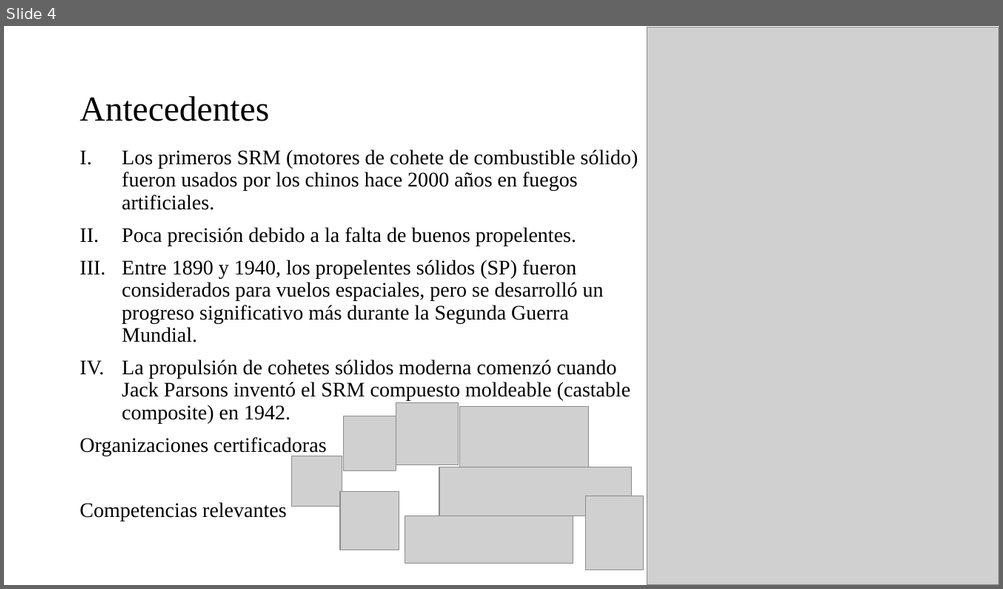
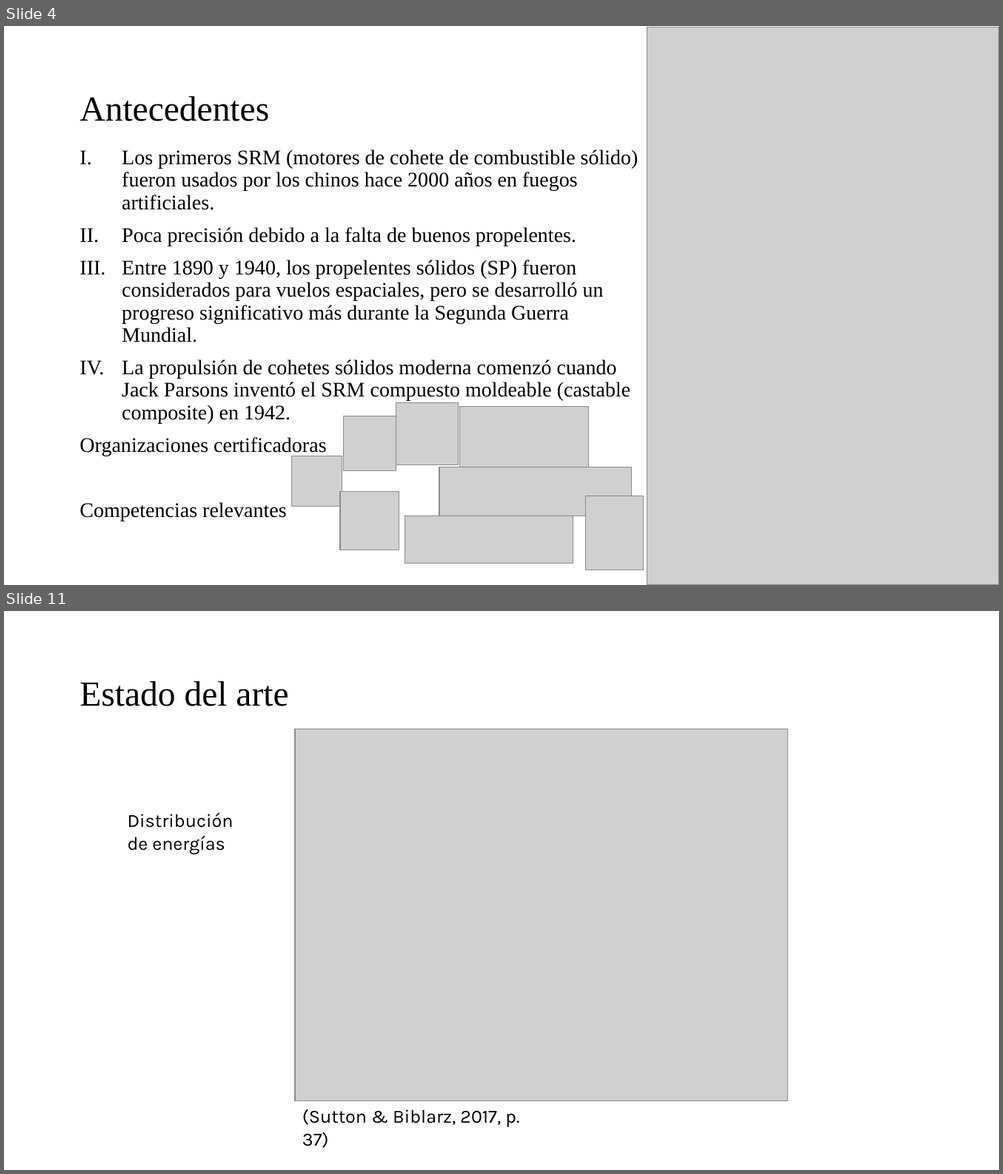
Before and after one commit to Archimedean2345/The-thermal-repository, a slide deck: PFlammam - Lucia V1 rev3/PFlammam - Lucia V1 - technical presentation.pptx. Shown one above the other, each under a label of ours: slide 4 before the commit, slides 4 and 11 after it; the slides between them are not shown. The pictures are 1003x589 and 1003x1174 pixels, drawn with LibreOffice and Linux fonts; fonts in the diff are those of the drawing; grey boxes stand for pictures. Boxes give left, top, right and bottom in pixels: in the first picture for what was removed or moved away, otherwise in the second. Text is boxed around its words. In the diff, an @@ line names an element or a change of style, - is before the commit and + after.

```diff
--- a/PFlammam - Lucia V1 rev3/PFlammam - Lucia V1 - technical presentation.pptx
+++ b/PFlammam - Lucia V1 rev3/PFlammam - Lucia V1 - technical presentation.pptx
@@ slide 11 added at [4,611,999,1170], background #FFFFFF @@
@@ title added at [79,681,288,706], 34 pt, text #000000 @@
+Estado del arte
@@ picture added at [295,729,788,1101] @@
@@ text added at [128,813,233,854], 18 pt, text #000000 @@
+Distribución de energías
@@ text added at [302,1110,519,1148], 18 pt, text #000000 @@
+(Sutton & Biblarz, 2017, p. 37)
```
Also in this commit, not shown: 4 slides changed, 22 other slides added, 4 other files.
